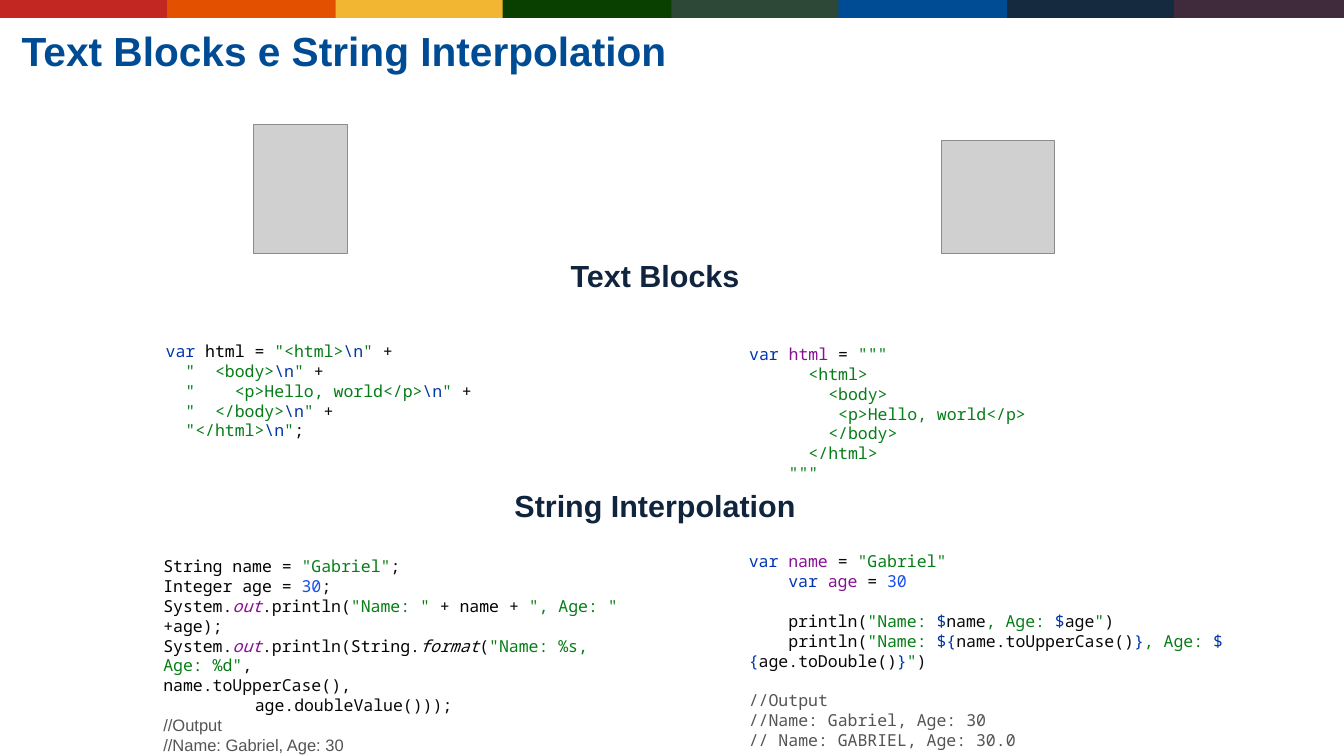
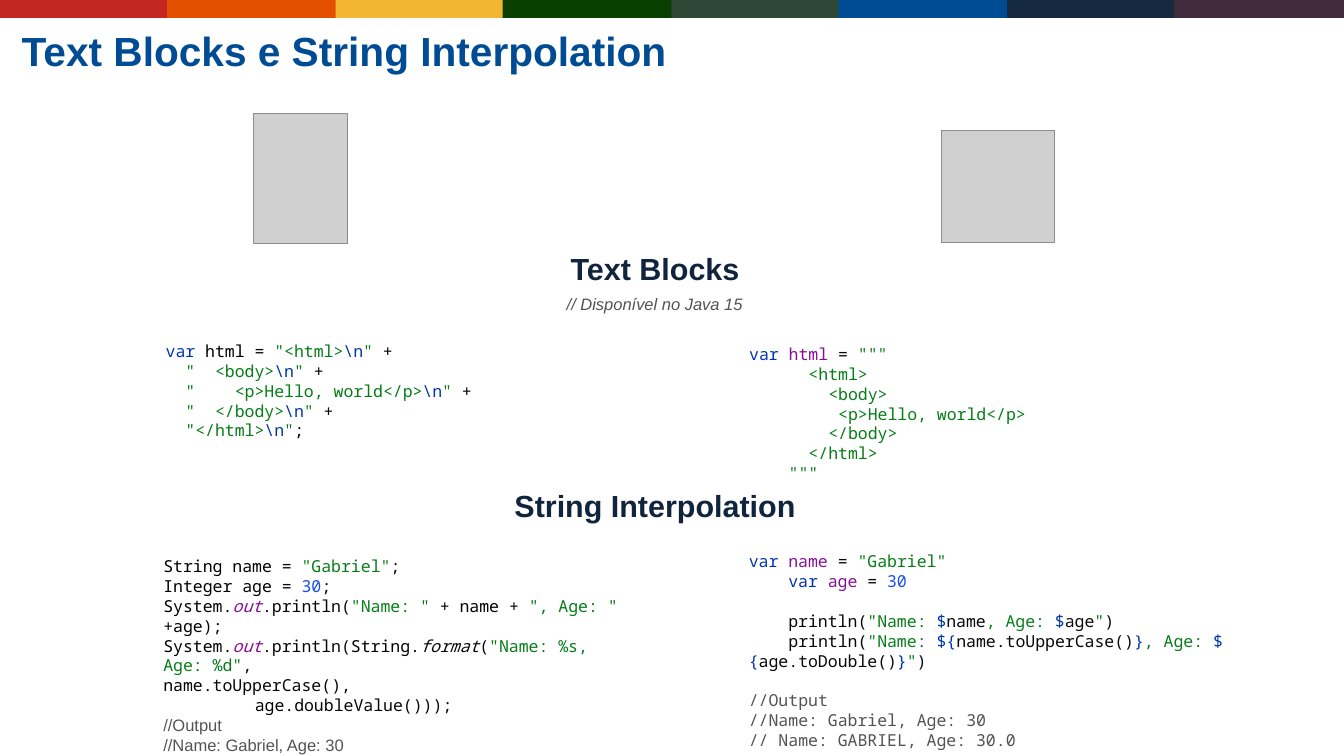
Before and after one commit to Gabrielgps25/meetup-kotlin-java-differences-features, a slide deck: slide 16 of buscando-interoperabilidade-entre-java-jvm-kotlin.odp. Drawn at 1344x756 pixels with LibreOffice and Linux fonts; fonts in the diff are those of the drawing; grey boxes stand for pictures; background and template pictures are left out. Boxes give left, top, right and bottom in pixels: in the first picture for what was removed or moved away, otherwise in the second. Text is boxed around its words. In the diff, an @@ line names an element or a change of style, - is before the commit and + after.

```diff
--- a/buscando-interoperabilidade-entre-java-jvm-kotlin.odp
+++ b/buscando-interoperabilidade-entre-java-jvm-kotlin.odp
@@ picture: place and size @@
-picture at [253,124,347,253]
+picture at [253,113,347,242]
@@ picture: place and size @@
-picture at [941,141,1054,254]
+picture at [941,130,1054,243]
@@ text "Text Blocks": place and size @@
-text "Text Blocks" at [571,265,739,288]
+text "Text Blocks" at [571,258,739,281]
@@ text added at [580,298,742,313], 13 pt, text #555454, italic @@
+// Disponível no Java 15
```
Also in this commit, not shown: 3 other slides changed, 1 other file.
